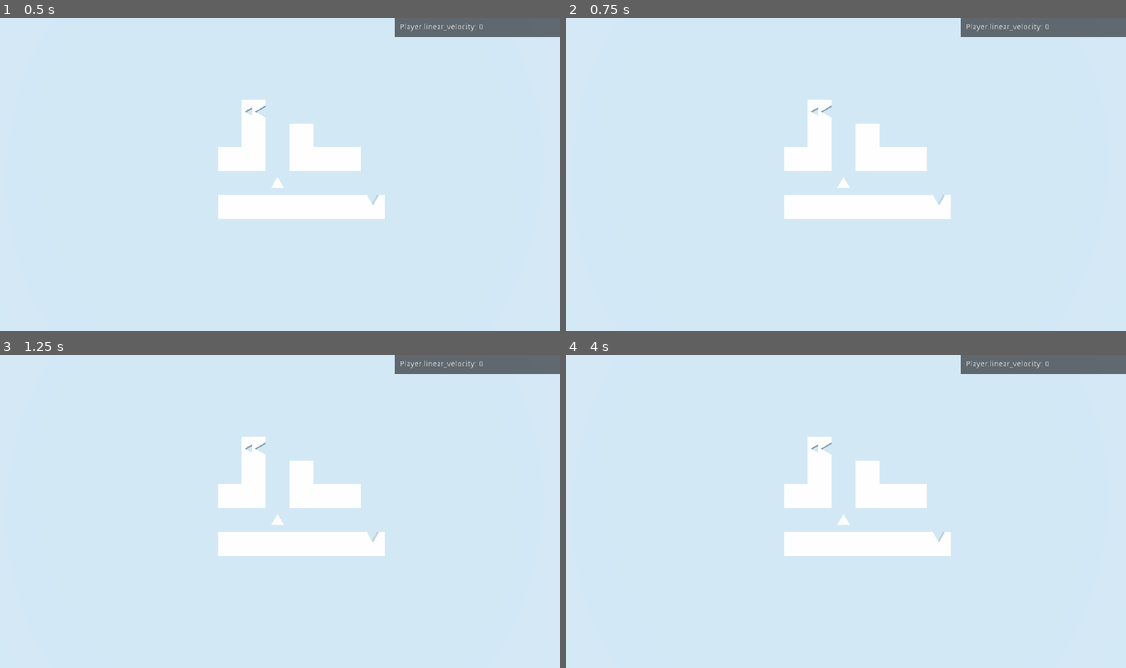
Above: before the commit, frames 1-4 (two rows, left to right).
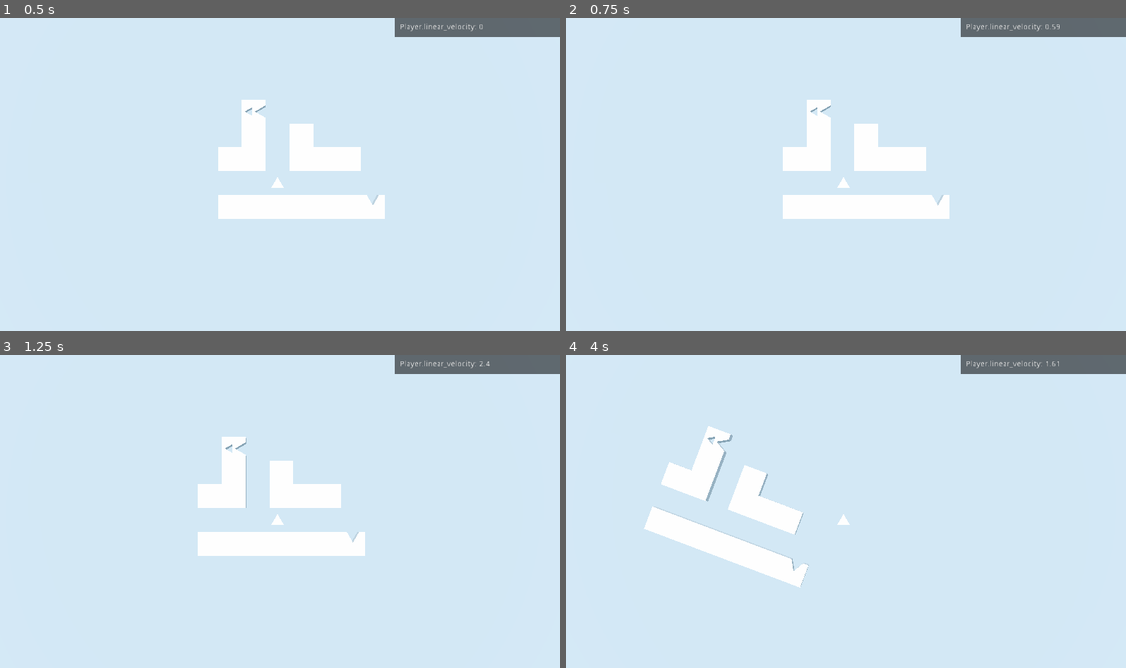
Above: after the commit, the same moments.

Repository: winston-yallow/primitives
Game: Godot game, scene res://levels/00_Test.tscn
Same seed, same stepped clock (60 frames per second), same inputs: the game is played once before the commit and once after it.
Inputs:
- Up to frame 1 (0.5 s): no input
- Up to frame 2 (0.75 s): tap Enter at 0.5 s; hold D (game_right) from 0.53 s (still down); tap Backspace at 0.6 s
- Up to frame 3 (1.25 s): keep holding D (game_right)
- Up to frame 4 (4 s): release D (game_right) at 1.28 s; hold S (game_backward) 1.28-2.03 s; tap Backspace every 0.75 s from 1.35 to 3.6 s; hold D (game_right) 2.03-2.78 s; hold W (game_forward) 2.78-3.53 s; hold A (game_left) from 3.53 s (still down)

Frame 1 is identical in both runs. In frame 2, 0.2% of the frame differs, in the area x 38-89%, y 2-65%; in frame 3, 3.2%; in frame 4, 9.7%, in the area x 13-89%, y 2-75%.

Commit message:
Make movement relative to input strength

Diff:
--- a/game/player/Player.gd
+++ b/game/player/Player.gd
@@ -13,18 +13,13 @@
 func _physics_process(delta: float) -> void:
 
     var direction := Vector3()
-
-    if Input.is_action_pressed("ui_up"):
-        direction.z += 1
-    if Input.is_action_pressed("ui_down"):
-        direction.z -= 1
-    if Input.is_action_pressed("ui_left"):
-        add_torque(Vector3.UP * 0.2)
-    if Input.is_action_pressed("ui_right"):
-        add_torque(Vector3.DOWN * 0.2)
+    direction.z += Input.get_action_strength('game_forward')
+    direction.z -= Input.get_action_strength('game_backward')
+    direction.x += Input.get_action_strength('game_left')
+    direction.x -= Input.get_action_strength('game_right')
 
     add_central_force(
-        global_transform.basis.xform(direction.normalized() * speed)
+        global_transform.basis.xform(clamped(direction, 1) * speed)
     )
 
 
